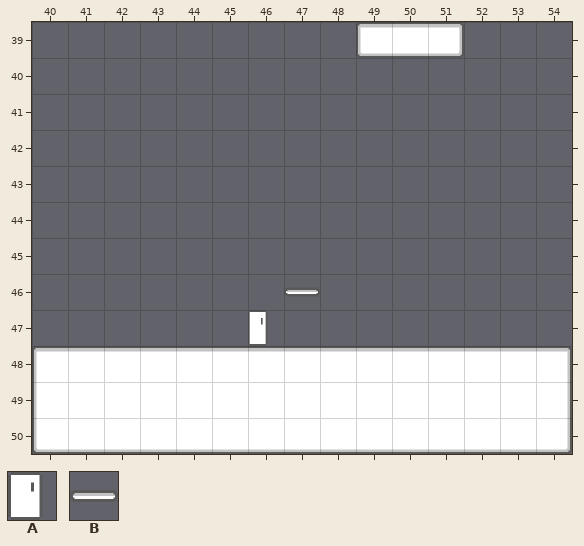
Tiled map: android/assets/world_1/room_4_tile_map.tmx. Above: the version before the commit.
Cells are 64x64 px. Shown: x 40..54, y 39..50. Tiles whose own drawing changed are shown in their newer look in all pictures.
Key: from "entities": A 0, B 20.
Objects are placed by their top-left corner, in cells (3,4 is the top-left corner of cell 3,4); size is 1x1 cell unless given.
Layers that did not change in this view are not listed.
Objects on layer "Entities" before:
B "discrete_moving" at 47,46
A "player" at 46,47 size 0.8x1
Now the later version:
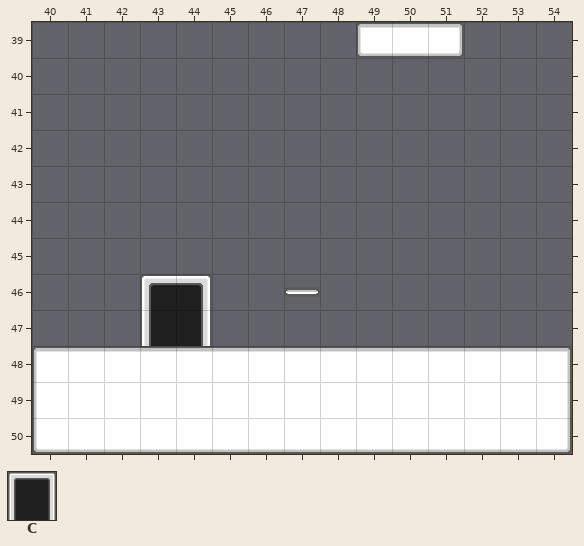
Further tiles: from "door": C 0.
Difference:
{"where": "layer \"Entities\""}
{"was": "A \"player\" at 46,47 size 0.8x1", "now": "A \"player\" at 43.6,47 size 0.8x1"}
{"now": "C \"door\" at 43,46 size 2x2"}
